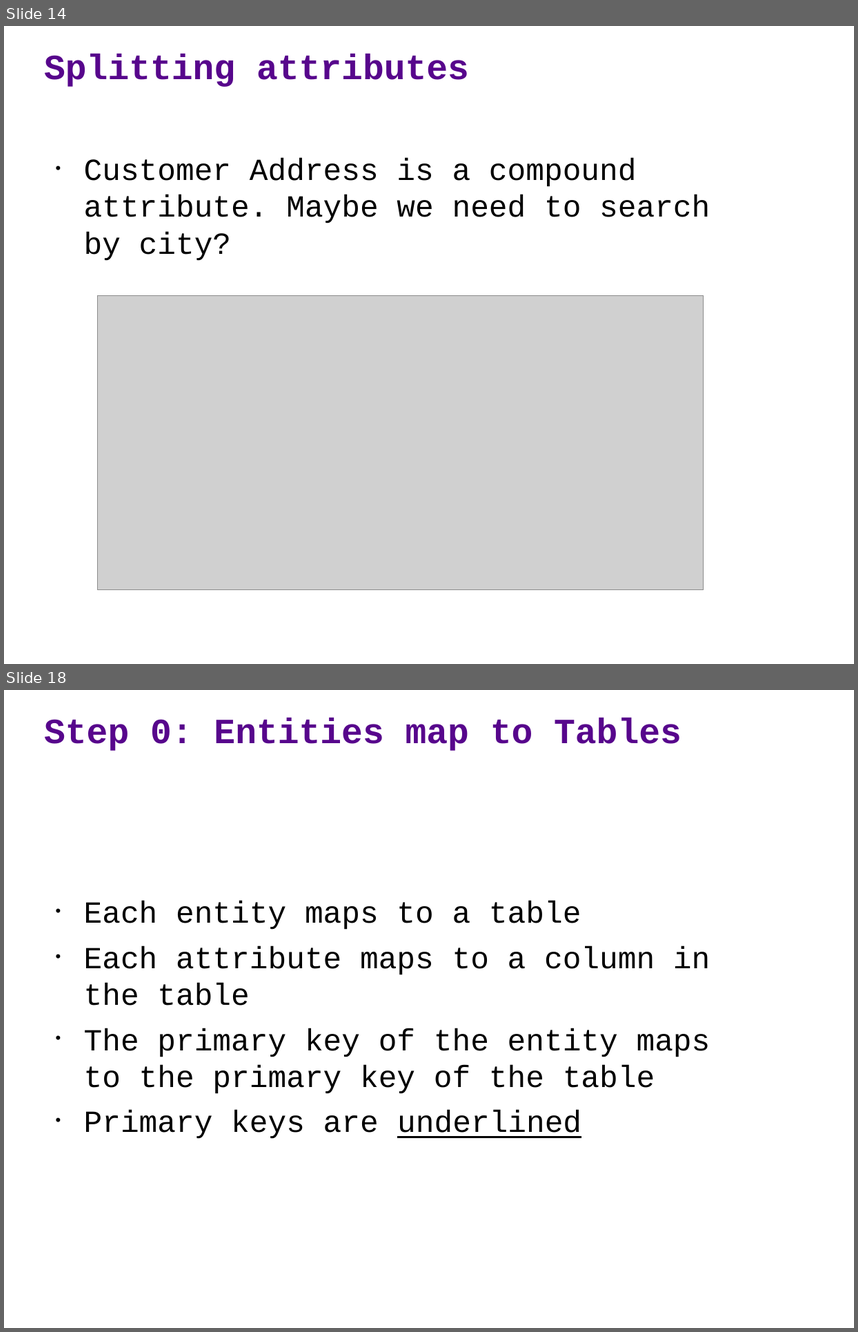
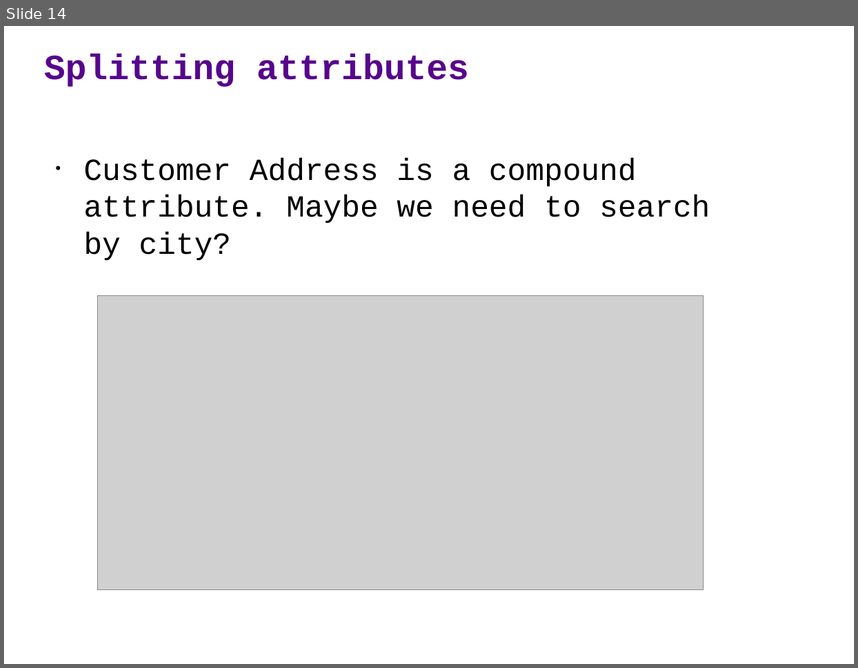
Before and after one commit to ipeirotis/introduction-to-databases, a slide deck: session1/A2-ER_modeling-WaterUtility.pptx. Shown one above the other, each under a label of ours: slides 14 and 18 before the commit, slide 14 after it; the slides between them are not shown. The pictures are 858x1332 and 858x668 pixels, drawn with LibreOffice and Linux fonts; fonts in the diff are those of the drawing; grey boxes stand for pictures. Boxes give left, top, right and bottom in pixels: in the first picture for what was removed or moved away, otherwise in the second. Text is boxed around its words. In the diff, an @@ line names an element or a change of style, - is before the commit and + after.

```diff
--- a/session1/A2-ER_modeling-WaterUtility.pptx
+++ b/session1/A2-ER_modeling-WaterUtility.pptx
@@ slide 18 removed at <box>4,690,854,1328</box>, background #FFFFFF @@
@@ text removed at <box>44,718,682,751</box> @@
-Step 0: Entities map to Tables
@@ text removed at <box>84,901,711,1138</box> @@
-• Each entity maps to a table
-• Each attribute maps to a column in the table
-• The primary key of the entity maps to the primary key of the table
-• Primary keys are underlined
```
Also in this commit, not shown: 12 other slides removed.
